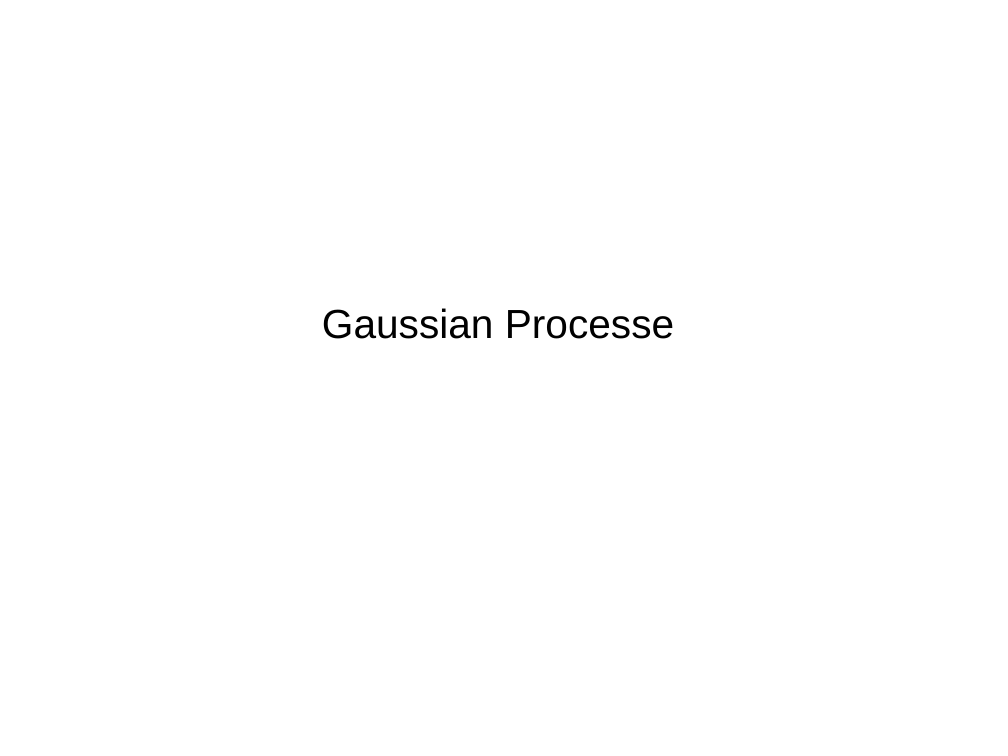
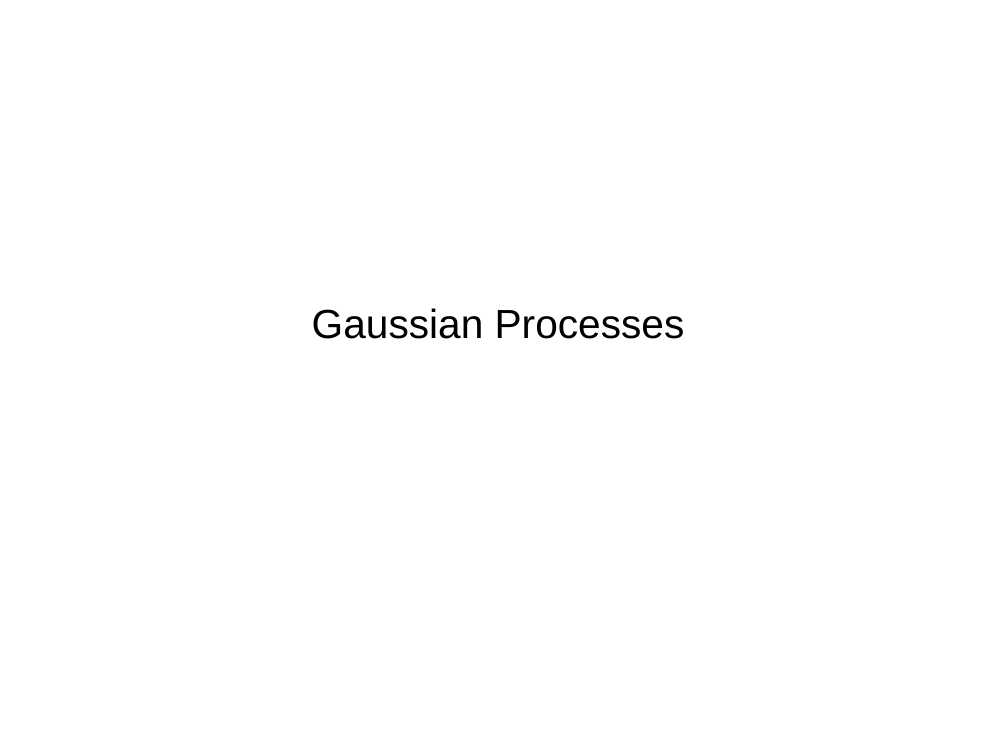
Before and after one commit to amueller/talks_odt, a slide deck: slide 19 of automating_machine_learning_scipy2016.odp (slide 16 before the commit). Drawn at 1008x756 pixels with LibreOffice and Linux fonts; fonts in the diff are those of the drawing. Boxes give left, top, right and bottom in pixels: in the first picture for what was removed or moved away, otherwise in the second. Text is boxed around its words. In the diff, an @@ line names an element or a change of style, - is before the commit and + after.

```diff
--- a/automating_machine_learning_scipy2016.odp
+++ b/automating_machine_learning_scipy2016.odp
@@ subtitle at <box>312,308,685,339</box>: text changed @@
-Gaussian Processe
+Gaussian Processes
```
Also in this commit, not shown: 5 other slides changed, 3 slides added.
